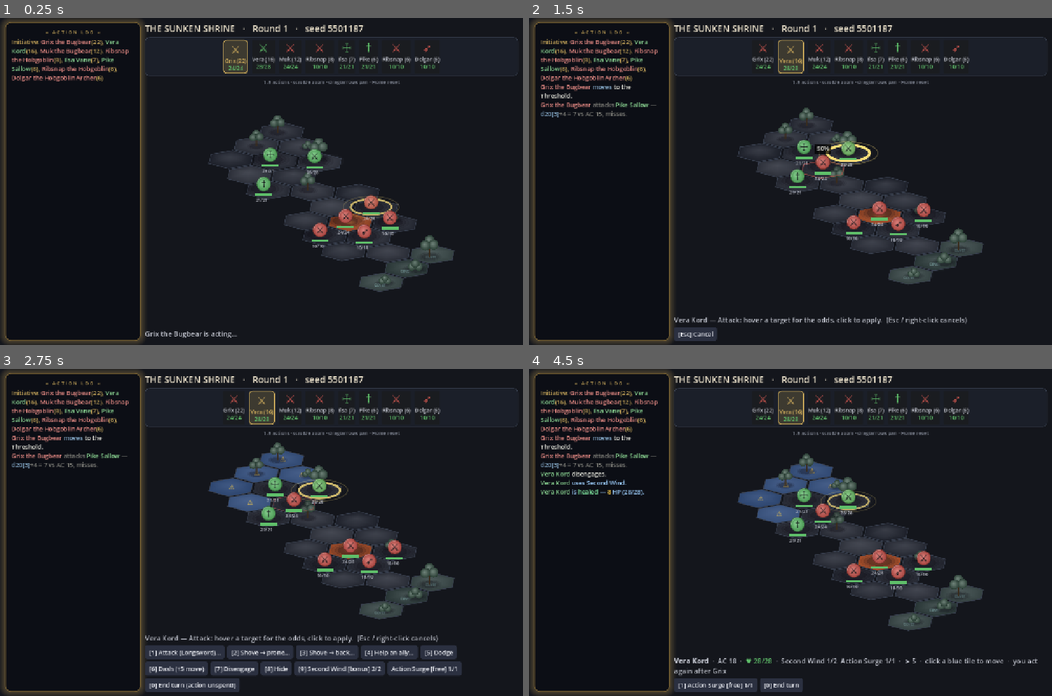
Above: before the commit, frames 1-4 (two rows, left to right).
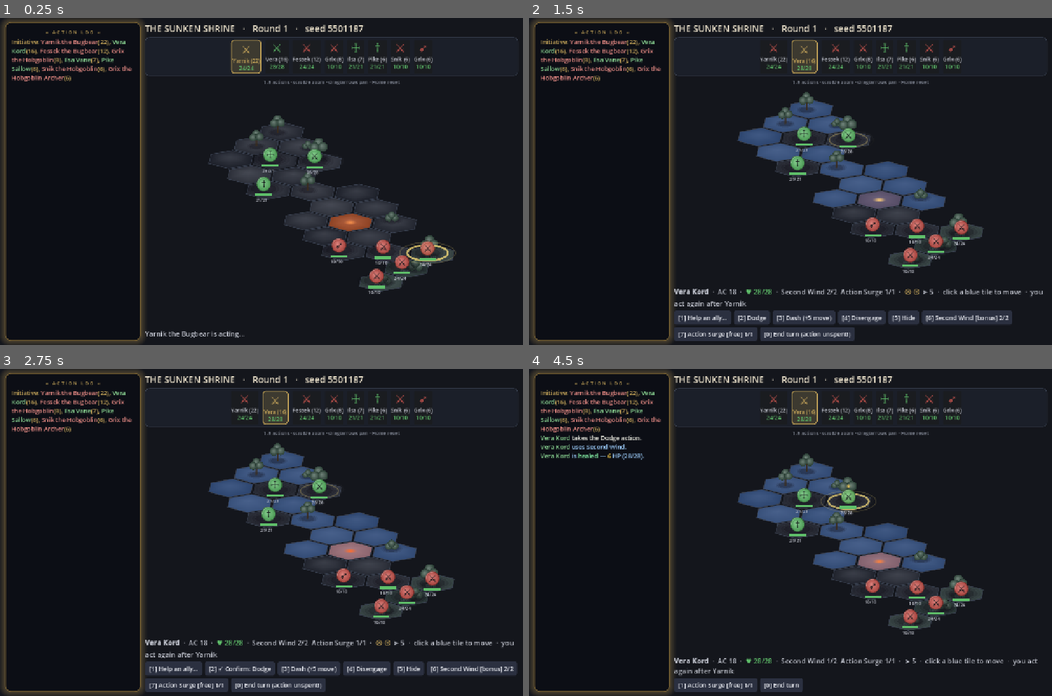
Above: after the commit, the same moments.

Repository: EgecanOzcakar/sorcmerc
Game: Godot game, scene res://scenes/main.tscn
Same seed, same stepped clock (60 frames per second), same inputs: the game is played once before the commit and once after it. This scene is started directly instead of the project's main scene.
Inputs (mouse positions are in pixels of both pictures, inside the frame that each line leads up to):
- Up to frame 1 (0.25 s): no input
- Up to frame 2 (1.5 s): tap Enter at 0.5 s; drag from (790, 181) to (842, 109) at 0.52 s; click (712, 302) at 1.25 s, where only the run before the commit has a clickable "[1] Attack (Longsword)…"
- Up to frame 3 (2.75 s): click "[Esc] Cancel" (after the commit: "[2] Dodge") at 2 s
- Up to frame 4 (4.5 s): click (769, 669) at 2.75 s, where only the run after the commit has a clickable "[2] ✓ Confirm: Dodge"; click "[1] Second Wind [bonus] 2/2" at 3.5 s; click "[1] ✓ Confirm: Second Wind [b…" at 4.25 s

The runs differ from the first frame. In frame 1, 4.3% of the frame differs, in the area x 2-88%, y 6-98%; in frame 2, 16%, in the area x 2-99%, y 6-99%; in frame 3, 13%; in frame 4, 7.2%.

Commit message:
encounter: adopt SPAWN_GAP=6 (T36's measured best single lever)
150-seed sweeps (T35/T36/T37, docs/expansion-plan.md) found this the best
single difficulty knob: +6.6 win-rate points over the old gap of 3, no
fight-length cost, plateauing right around here since current board sizes
(5-9 hexes wide) can't seat foes farther out than that for most rosters.
Ranged-attack usage stays flat under every gap tested (roster composition,
not geometry) -- this is a difficulty tune, not a fix for that; see the
T35/T36/T37 log entries for the measurements this is based on.

tests/test_encounter.gd: the placement test's 6-foe fixture no longer fits
the full SPAWN_GAP on the shrine board (9 hexes wide) -- _foe_spots's own
"overflow: the least-bad remaining hexes" fallback was already deliberate,
just never previously exercised. Split into two tests: the original
invariant at a foe count the board can actually seat at full distance, and
a new one proving the overflow path degrades gracefully (still spawns
everyone, still one hex each) rather than silently ignoring the new gap.

NOTE: this drops core/scaler.gd's calibrated win rates out of their target
bands (test_scaler.gd: normal 86.5% vs 75%+-10, hard 68.5% vs 50%+-10) --
expected, tracked as T38, not fixed here. Not pushed until that retune
lands and the full suite is clean again.

Co-Authored-By: Claude Sonnet 5 <noreply@anthropic.com>

Diff:
--- a/core/encounter.gd
+++ b/core/encounter.gd
@@ -189,7 +189,14 @@
 # --- T7: generated encounters -----------------------------------------
 # Where the live party stands when a campaign node drops them into a room.
 const PARTY_STARTS := [Vector2i(2, 0), Vector2i(2, 2), Vector2i(1, 1), Vector2i(1, 0)]
-const SPAWN_GAP := 3    # no foe spawns closer than this to any party member
+const SPAWN_GAP := 6    # no foe spawns closer than this to any party member
+# T36/T37: measured lever, not a guess -- 150-seed sweeps found this the best
+# single difficulty knob (+6.6 win-rate points over gap 3, no fight-length
+# cost) with current board sizes (5-9 hexes wide) saturating right around
+# here, so going further needs bigger boards first. Ranged-attack usage is
+# flat under every gap tested (roster composition, not geometry -- see
+# docs/expansion-plan.md's T35/T36/T37 entries) -- this is a difficulty
+# tune, not a fix for that.
 
 # Difficulty multiplier -> stat deltas (T8 picks the multiplier, this owns the shape).
 const AC_PER_MULT := 3
--- a/tests/test_encounter.gd
+++ b/tests/test_encounter.gd
@@ -22,6 +22,7 @@
 func _init() -> void:
 	test_build_spec()
 	test_placement()
+	test_placement_overflow_degrades_gracefully()
 	test_mult_scales_the_instance_not_the_data()
 	test_outcome_victory()
 	test_outcome_defeat_and_deaths()
@@ -76,7 +77,11 @@
 	check(a["outcome"] == b["outcome"] and a["rounds"] == b["rounds"], "seeded builds replay identically")
 
 func test_placement() -> void:
-	var cb = Encounter.build({"monsters": [{"id": "snik", "count": 6}], "seed": 3}, _combatants(_chars()))
+	# Few enough foes that the shrine board (9 hexes wide) can seat every one
+	# of them at the full SPAWN_GAP -- the invariant to prove here is "gap
+	# honored when there's room", not "always", which _foe_spots's own
+	# documented overflow fallback deliberately doesn't promise (see below).
+	var cb = Encounter.build({"monsters": [{"id": "snik", "count": 2}], "seed": 3}, _combatants(_chars()))
 	var far := true
 	var on_board := true
 	for f in cb.team_of("foe"):
@@ -84,7 +89,22 @@
 		for p in cb.team_of("party"):
 			far = far and Hex.distance(f.pos, p.pos) >= Encounter.SPAWN_GAP
 	check(on_board, "every foe spawns on a board hex")
-	check(far, "no foe spawns inside the party's lap")
+	check(far, "no foe spawns inside the party's lap when the board has room")
+
+# T36: SPAWN_GAP=6 on a 9-hex board can't always seat a crowd at full
+# distance -- _foe_spots's own "overflow: the least-bad remaining hexes"
+# fallback is deliberate, not a bug. Prove it degrades gracefully instead of
+# breaking (still on-board, still one hex per foe) rather than pretending
+# the gap always holds.
+func test_placement_overflow_degrades_gracefully() -> void:
+	var cb = Encounter.build({"monsters": [{"id": "snik", "count": 6}], "seed": 3}, _combatants(_chars()))
+	var foes := cb.team_of("foe")
+	check(foes.size() == 6, "all 6 still spawn even if the gap can't be honored for all of them")
+	var seen := {}
+	for f in foes:
+		check(f.pos in cb.board["hexes"], "every foe still spawns on a real board hex")
+		check(not seen.has(f.pos), "no two foes share a hex")
+		seen[f.pos] = true
 	var spots: Array = cb.team_of("foe").map(func(c): return c.pos)
 	check(spots.size() == _uniq(spots).size(), "no two foes share a hex")
 
Not shown, changed: docs/expansion-plan.md
